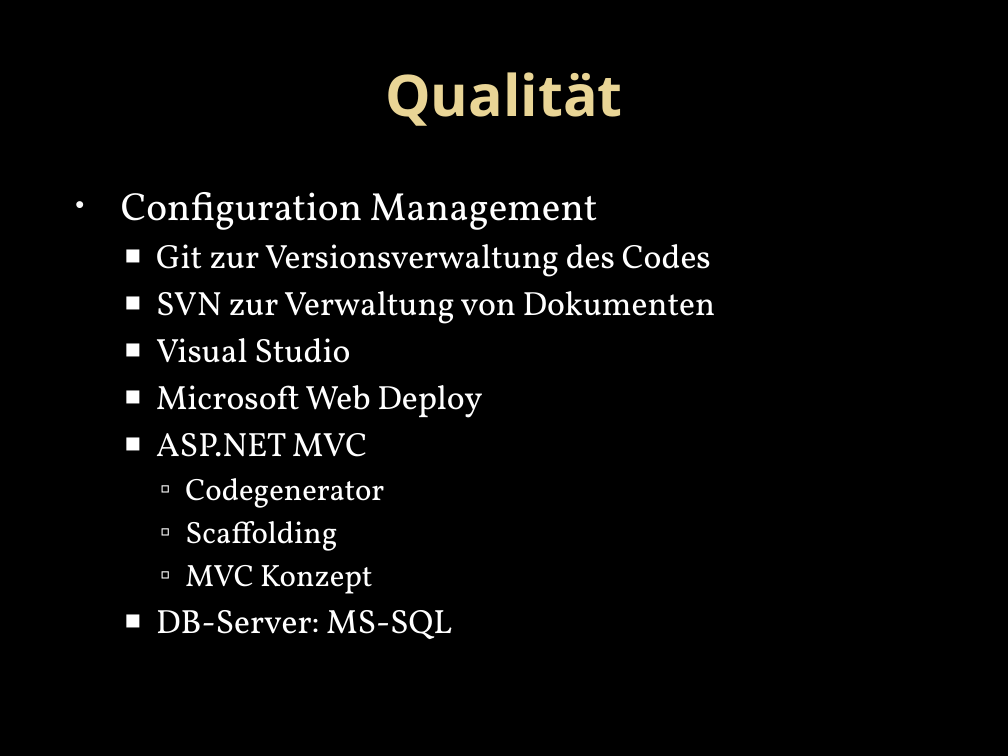
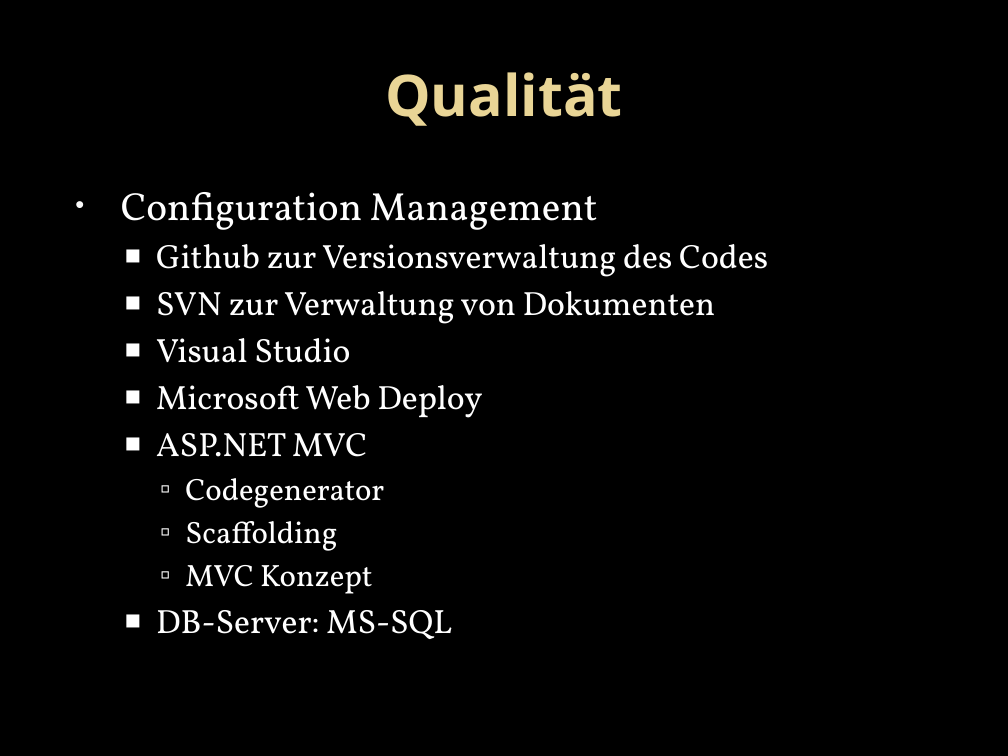
Before and after one commit to twerner93/OnLib_Documents, a slide deck: slide 15 of Final Project Handin/Final Presentation/Online-Library.pptx (slide 14 before the commit). Drawn at 1008x756 pixels with LibreOffice and Linux fonts; fonts in the diff are those of the drawing; background and template pictures are left out. Boxes give left, top, right and bottom in pixels: in the first picture for what was removed or moved away, otherwise in the second. Text is boxed around its words. In the diff, an @@ line names an element or a change of style, - is before the commit and + after.

Commit message:
Jira eingefügt, Link angepasst, Github-Link hinzugefügt

```diff
--- a/Final Project Handin/Final Presentation/Online-Library.pptx
+++ b/Final Project Handin/Final Presentation/Online-Library.pptx
@@ text at [156, 244, 768, 277]: text changed @@
-  ■ Git zur Versionsverwaltung des Codes
+  ■ Github zur Versionsverwaltung des Codes
```
Also in this commit, not shown: 2 other slides changed, 1 slide added.
